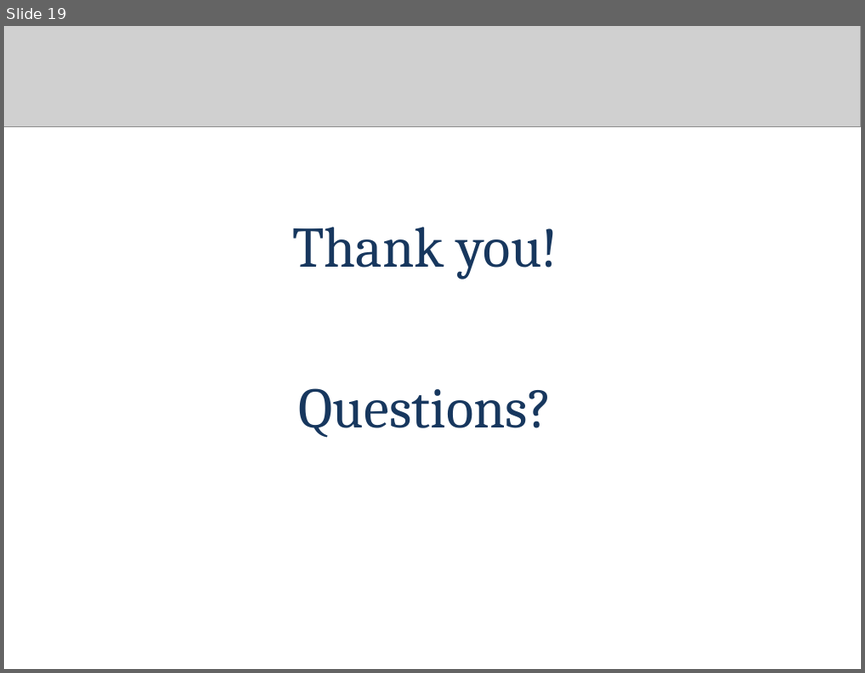
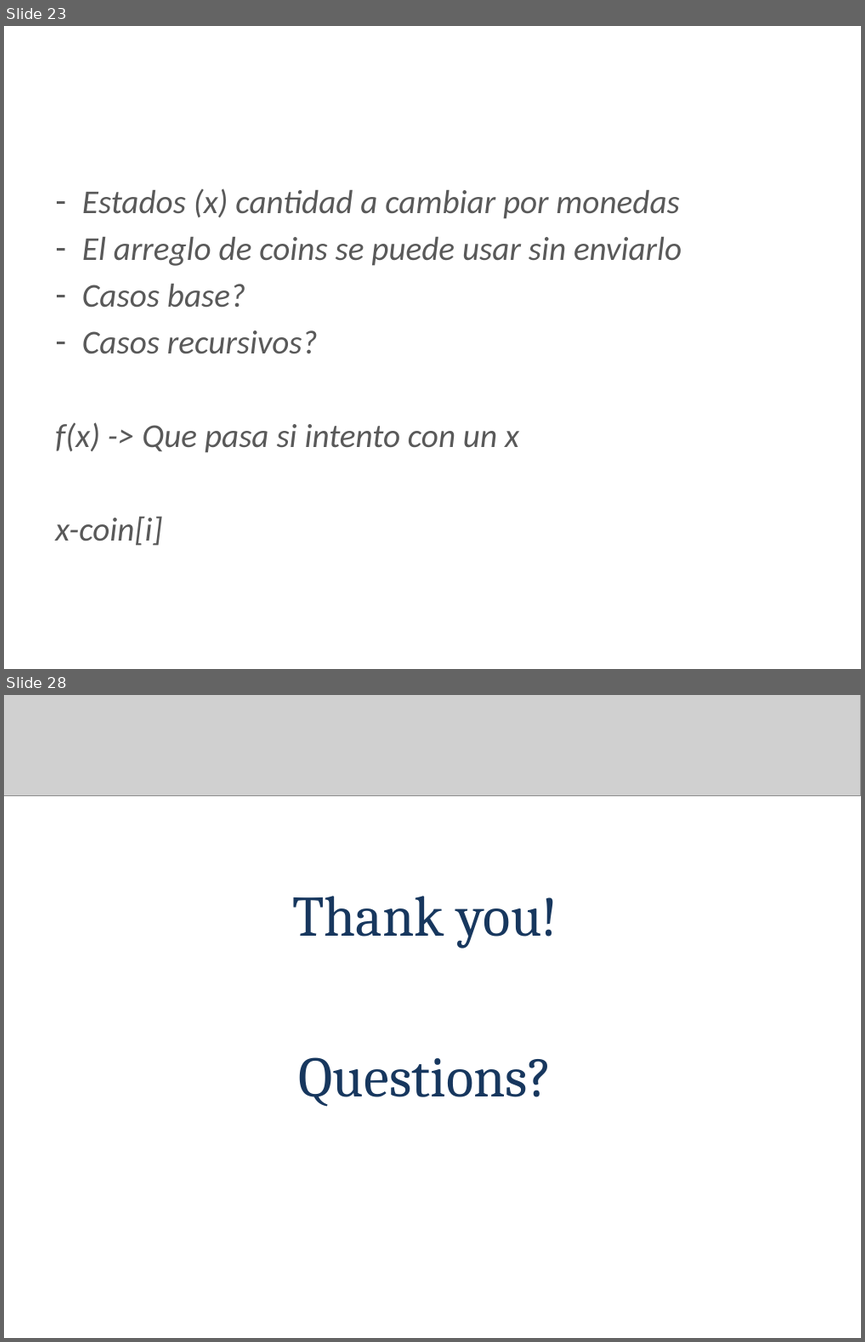
Before and after one commit to arleserp/competitiveProgramming, a slide deck: dynamic programming/DP Nivel 0.pptx. Shown one above the other, each under a label of ours: slide 19 before the commit, slides 23 and 28 after it; the slides between them are not shown. The pictures are 865x673 and 865x1342 pixels, drawn with LibreOffice and Linux fonts; fonts in the diff are those of the drawing; grey boxes stand for pictures; background and template pictures are left out. Boxes give left, top, right and bottom in pixels: in the first picture for what was removed or moved away, otherwise in the second. Text is boxed around its words. In the diff, an @@ line names an element or a change of style, - is before the commit and + after.

```diff
--- a/dynamic programming/DP Nivel 0.pptx
+++ b/dynamic programming/DP Nivel 0.pptx
@@ slide 23 added at bbox=[4, 26, 861, 669], background #FFFFFF @@
@@ text added at bbox=[55, 188, 681, 545], 28 pt, text #595959, italic @@
+– Estados (x) cantidad a cambiar por monedas
+– El arreglo de coins se puede usar sin enviarlo
+– Casos base?
+– Casos recursivos?
+f(x) -> Que pasa si intento con un x
+x-coin[i]
@@ title added at bbox=[55, 516, 162, 545], 24 pt, text #FFFFFF, bold @@
+Coin change
@@ what was slide 19 is now slide 28 @@
```
Also in this commit, not shown: 8 other slides added, 2 other files.
